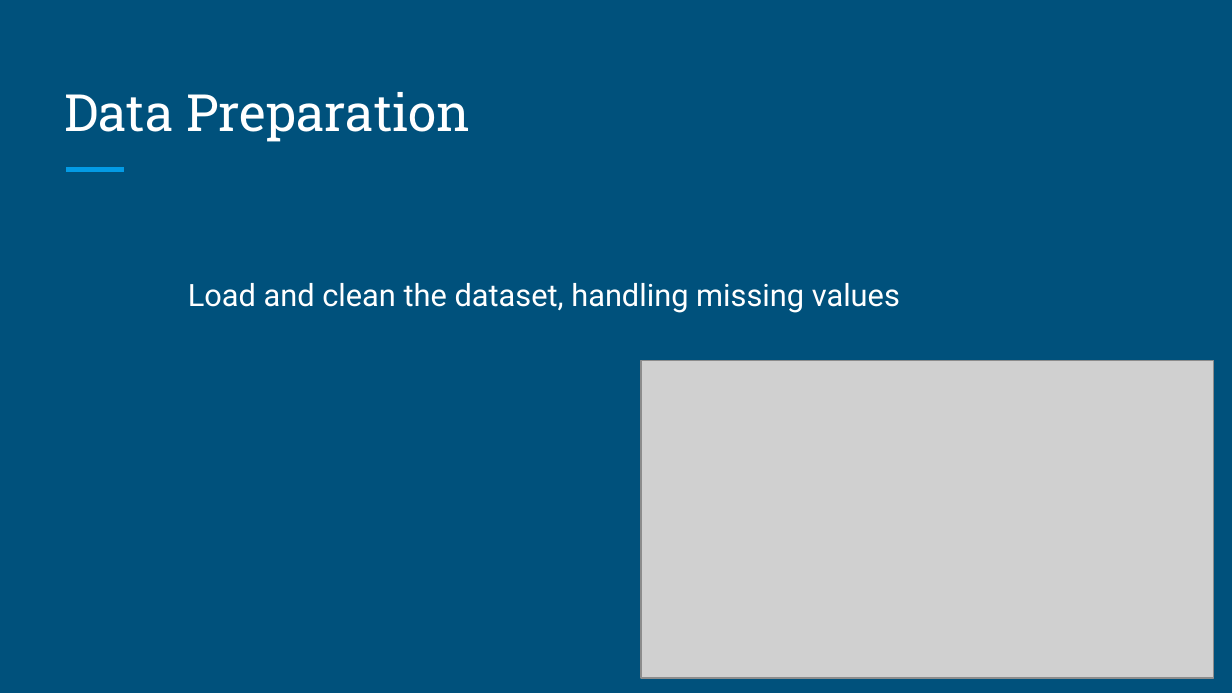
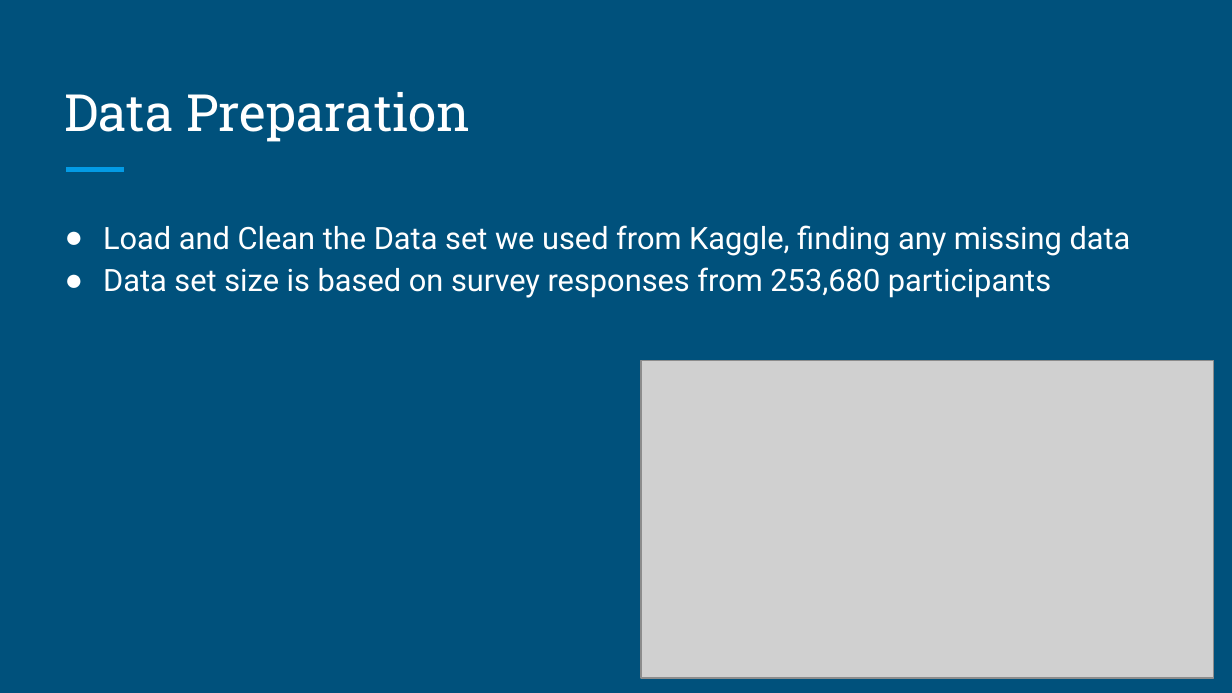
Before and after one commit to rich-willet/Project-4-Group-3, a slide deck: slide 4 of Power_point.pptx. Drawn at 1232x693 pixels with LibreOffice and Linux fonts; fonts in the diff are those of the drawing; grey boxes stand for pictures. Boxes give left, top, right and bottom in pixels: in the first picture for what was removed or moved away, otherwise in the second. Text is boxed around its words. In the diff, an @@ line names an element or a change of style, - is before the commit and + after.

```diff
--- a/Power_point.pptx
+++ b/Power_point.pptx
@@ text at bbox=[103, 225, 1131, 298]: text changed @@
-Load and clean the dataset, handling missing values
+● Load and Clean the Data set we used from Kaggle, finding any missing data
+● Data set size is based on survey responses from 253,680 participants
```
Also in this commit, not shown: 1 other file.
